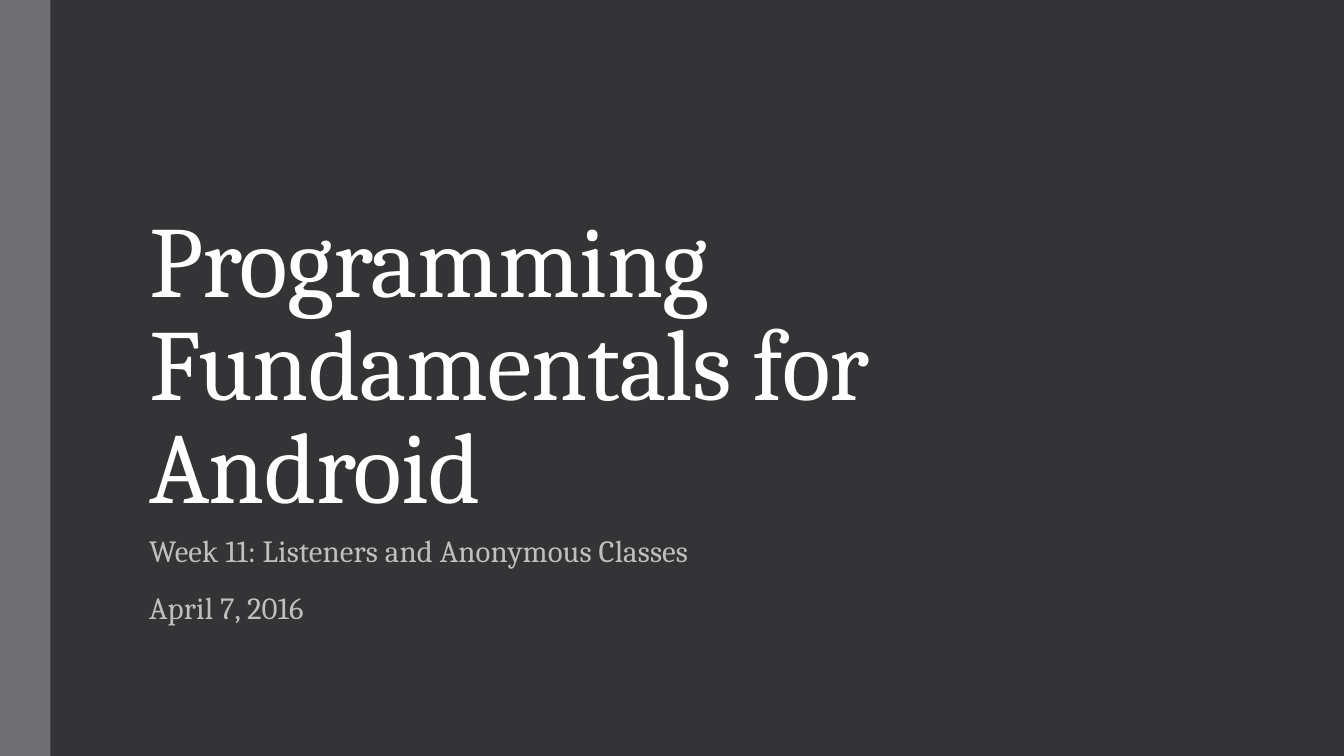
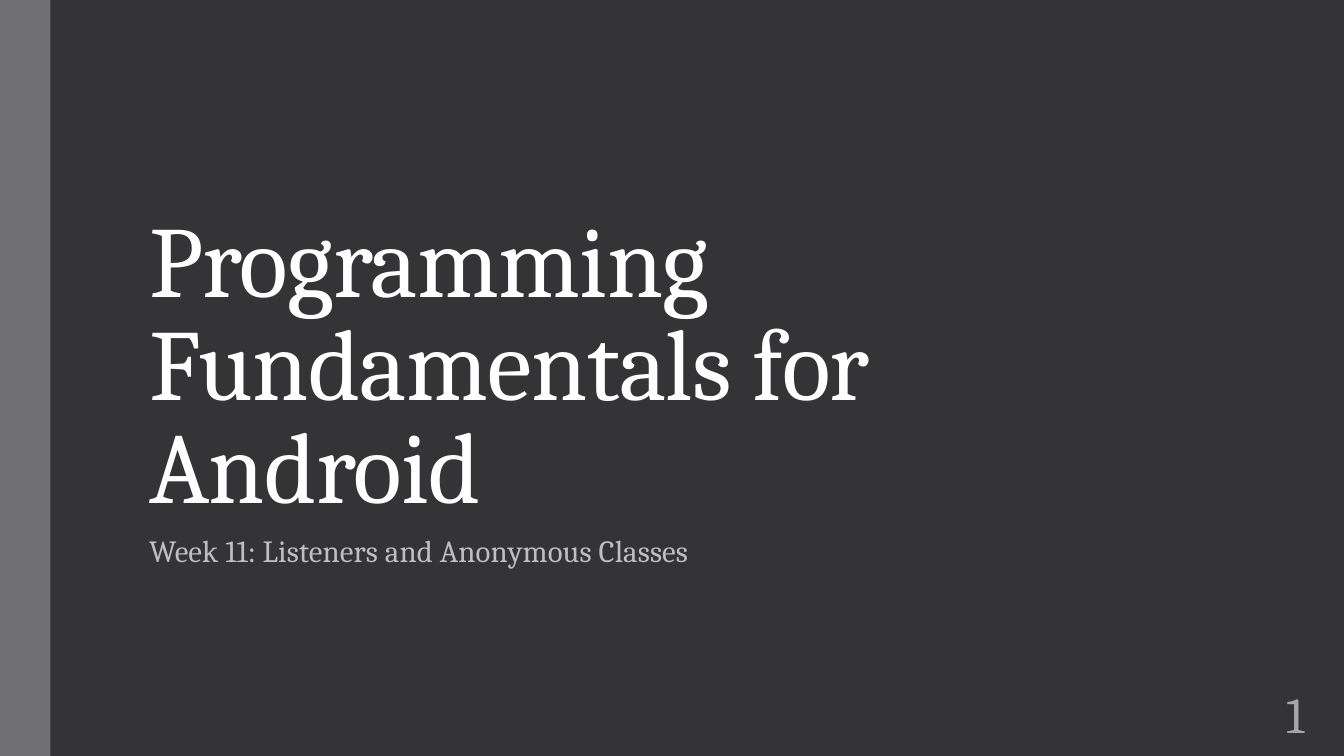
Before and after one commit to zarthur/CSCC-Fundamentals-Android-Notes, a slide deck: slide 1 of week_11/week_11.pptx. Drawn at 1344x756 pixels with LibreOffice and Linux fonts; fonts in the diff are those of the drawing. Boxes give left, top, right and bottom in pixels: in the first picture for what was removed or moved away, otherwise in the second. Text is boxed around its words. In the diff, an @@ line names an element or a change of style, - is before the commit and + after.

```diff
--- a/week_11/week_11.pptx
+++ b/week_11/week_11.pptx
@@ subtitle at bbox=[149, 597, 303, 626]: paragraph removed @@
-April 7, 2016
@@ page number added at bbox=[1286, 699, 1304, 733], 36 pt, text #A6A6A6 @@
+1
```
Also in this commit, not shown: 10 other slides changed, 1 other file.
